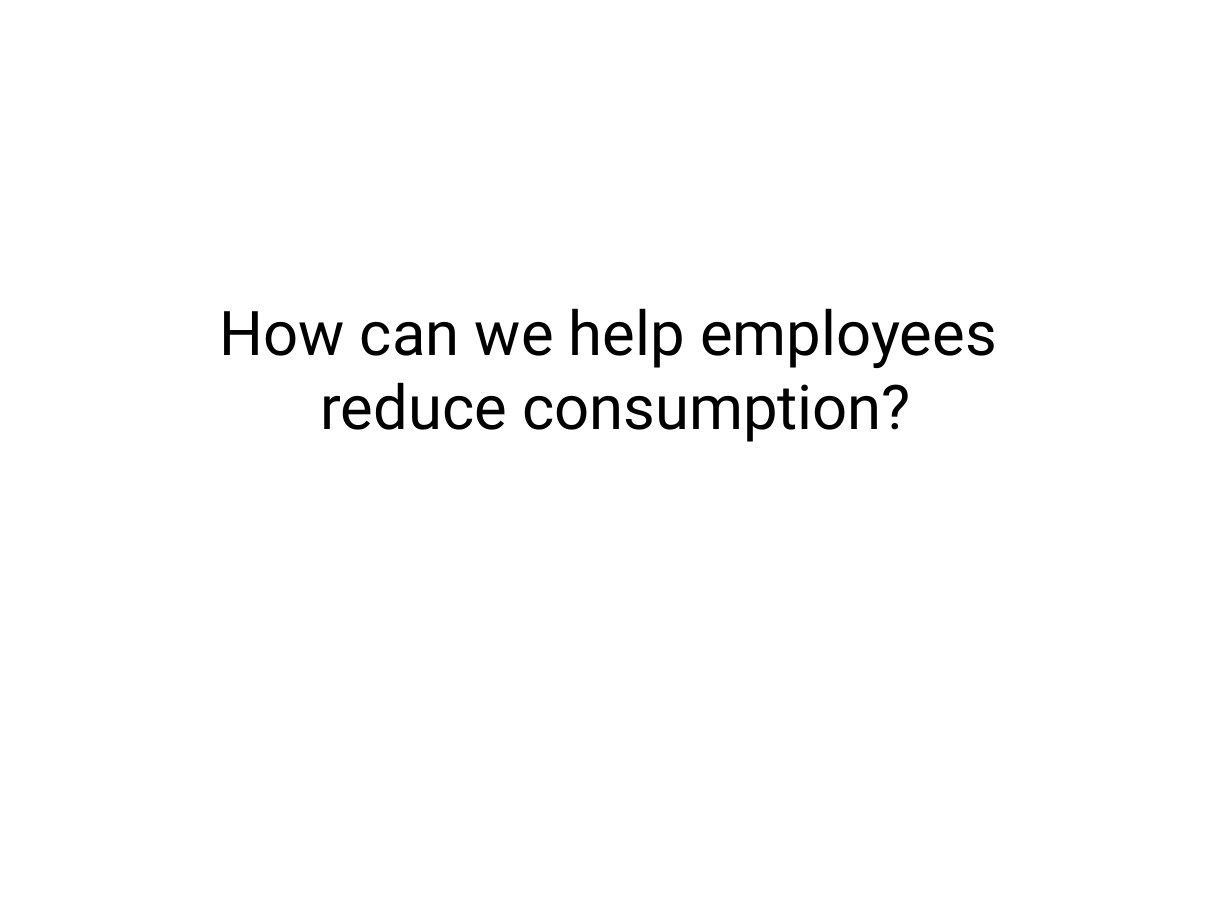
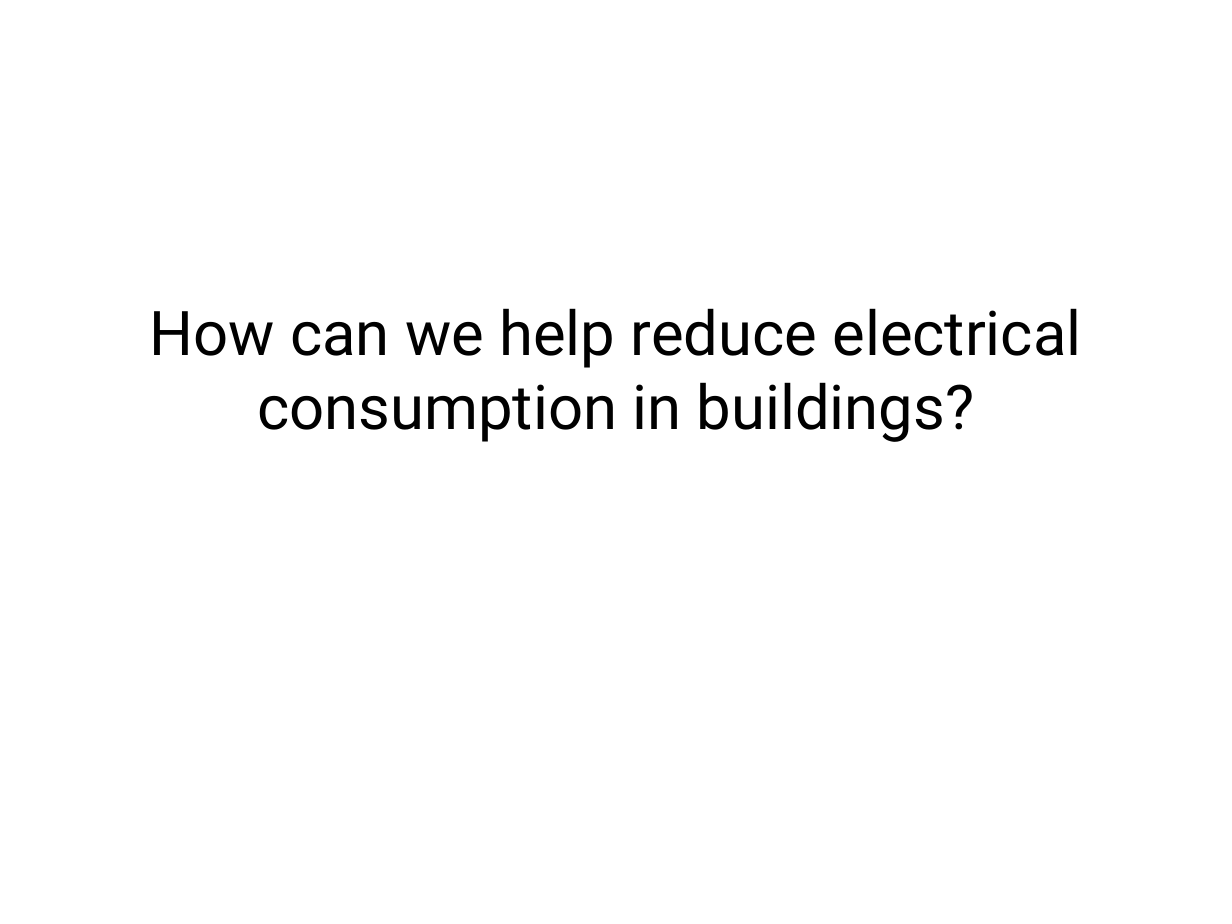
Before and after one commit to alan707/nudgesms, a slide deck: slide 1 of presentation_files/slideshare.pptx (slide 2 before the commit). Drawn at 1232x924 pixels with LibreOffice and Linux fonts; fonts in the diff are those of the drawing; background and template pictures are left out. Boxes give left, top, right and bottom in pixels: in the first picture for what was removed or moved away, otherwise in the second. Text is boxed around its words. In the diff, an @@ line names an element or a change of style, - is before the commit and + after.

```diff
--- a/presentation_files/slideshare.pptx
+++ b/presentation_files/slideshare.pptx
@@ text at [150, 308, 1081, 442]: text changed @@
-How can we help employees
-reduce consumption?
+How can we help reduce electrical consumption in buildings?
```
Also in this commit, not shown: 5 slides added, 1 slide removed, 5 other files.
